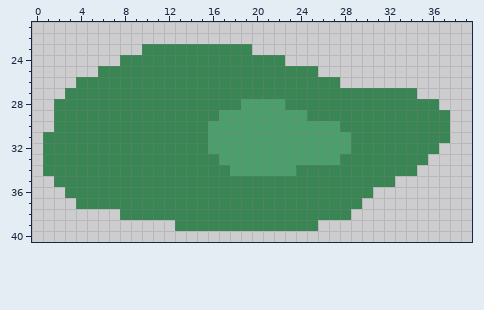
Pixel-art sprite -- assets/sprites/blocks/props/fern-bush1.png. That is the earlier state.
The file is 64x64 pixels. Shown: x 0..39, y 21..40.
The same view after the edit:
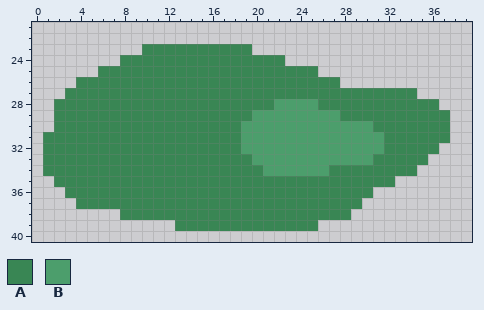
Palette (. is transparent): A #398654  B #4c9e6c
Change:
@@ x 14..33 @@
 27 AAAAAAAAAAAAAAAAAAAA
-28 AAAAABBBBAAAAAAAAAAA
-29 AAABBBBBBBBAAAAAAAAA
-30 AABBBBBBBBBBBBAAAAAA
-31 AABBBBBBBBBBBBBAAAAA
-32 AABBBBBBBBBBBBBAAAAA
-33 AAABBBBBBBBBBBAAAAAA
-34 AAAABBBBBBAAAAAAAAAA
+28 AAAAAAAABBBBAAAAAAAA
+29 AAAAAABBBBBBBBAAAAAA
+30 AAAAABBBBBBBBBBBBAAA
+31 AAAAABBBBBBBBBBBBBAA
+32 AAAAABBBBBBBBBBBBBAA
+33 AAAAAABBBBBBBBBBBAAA
+34 AAAAAAABBBBBBAAAAAAA
 35 AAAAAAAAAAAAAAAAAAA.
